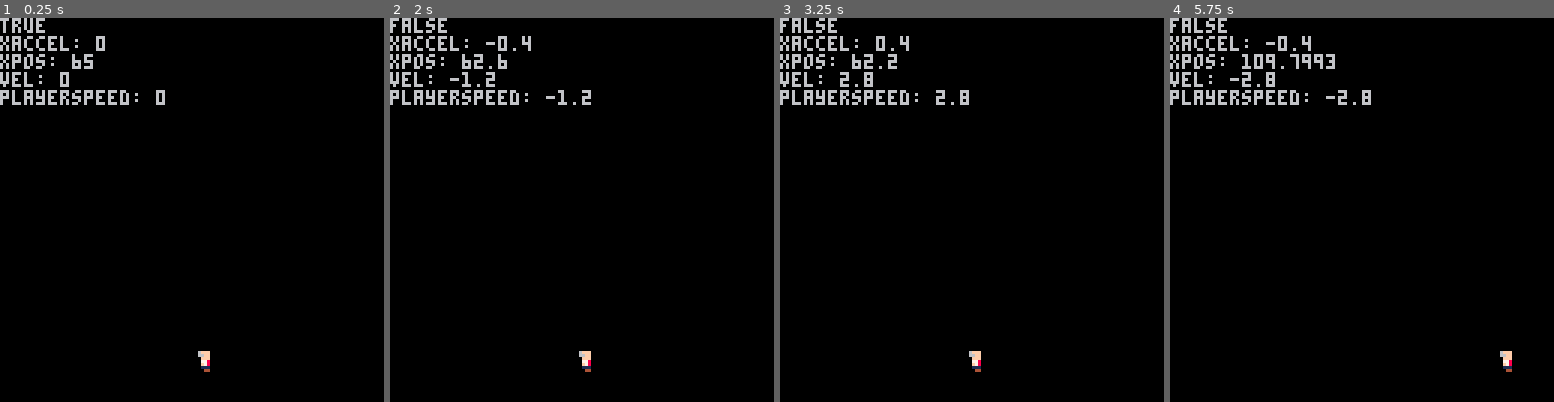
Above: before the commit, frames 1-4 (left to right).
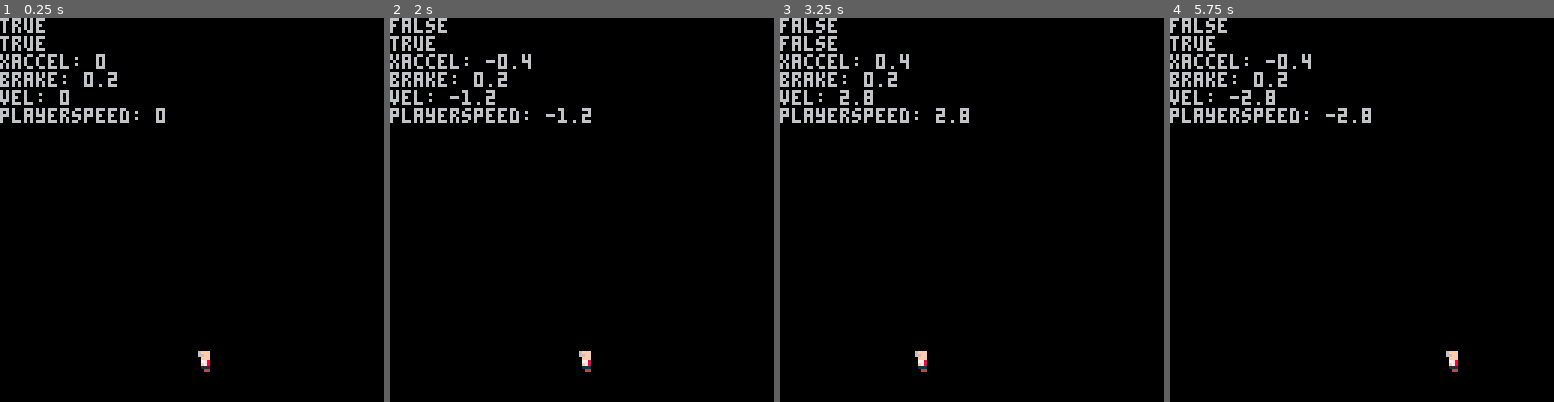
Above: after the commit, the same moments.

Repository: jloiterman/ld51_new
Game: PICO-8 cartridge ld51.p8
Two runs of this game, one before a commit and one after it. Both use one fixed random seed, a clock stepped at 60 frames per second and the inputs below.
Inputs:
- Up to frame 1 (0.25 s): no input
- Up to frame 2 (2 s): hold Left from 1.97 s (still down)
- Up to frame 3 (3.25 s): release Left at 2.37 s; hold Right from 2.87 s (still down)
- Up to frame 4 (5.75 s): release Right at 3.53 s; hold Up 3.58-4.08 s; hold Right 4.13-4.53 s; hold Left from 5.13 s (still down)

The runs differ from the first frame. In frame 1, 2.6% of the frame differs, in the area x 0-43%, y 4-28%; in frame 2, 2.9%; in frame 3, 3.0%; in frame 4, 3.4%, in the area x 0-90%, y 4-93%.

Commit message:
slightly improved movement - bugged if L+R while moving...

Diff:
--- a/ld51.p8
+++ b/ld51.p8
@@ -26,8 +26,9 @@
     cls()
     spr(2,player.pos.x,player.pos.y)
     print(nobuttons())
+    print(getplayerspeed()<v_mag(player.brake))
     print("xaccel: " .. player.accel.x)
-    print("xpos: " .. player.pos.x)
+    print("brake: " .. player.brake.x)
     print("vel: " .. player.vel.x)
     print("playerspeed: " .. getplayerspeed())
 end
@@ -49,15 +50,16 @@
 
 function update_vel(p)
     if getplayerspeed(p)==0 then
-        if btn(0) then
+        if btn(0) and btn(1) then --do nothing if player pushes left and
+        elseif btn(0) then
             p.accel=v_mults(p.xthrust,-1)
             p.vel=v_addv(p.vel,p.accel)
             p.pos=v_addv(p.pos,p.vel)
-        end
-        if btn(1) then
+        elseif btn(1) then
             p.accel=p.xthrust
             p.vel=v_addv(p.vel,p.accel)
             p.pos=v_addv(p.pos,p.vel)
+        elseif btn(2) then
         end
     end
 
@@ -78,12 +80,12 @@
         end
     end
     if nobuttons() then
-	    if (getplayerspeed()<v_mag(p.brake)) then
+	    if (abs(getplayerspeed())<v_mag(p.brake)) then
  	 	    p.accel=v_mults(p.accel,0)
  	 		p.vel=v_mults(p.vel,0)
  	    end
  	    if getplayerspeed()<0 then
- 	 	    p.accel=v_mults(p.brake)
+ 	 	    p.accel=p.brake
  	    end
  	    if getplayerspeed()>0 then
  	 	    p.accel=v_mults(p.brake,-1)
